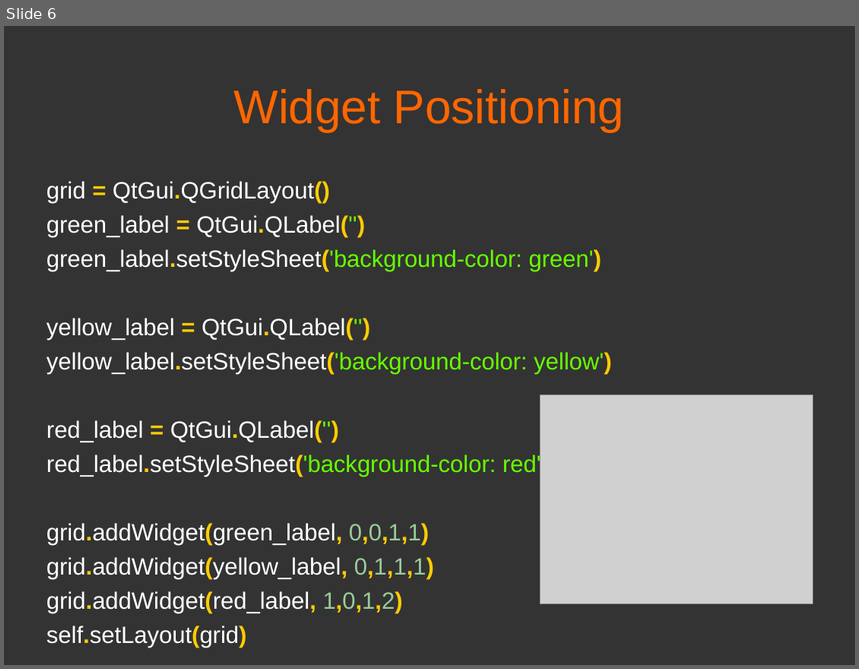
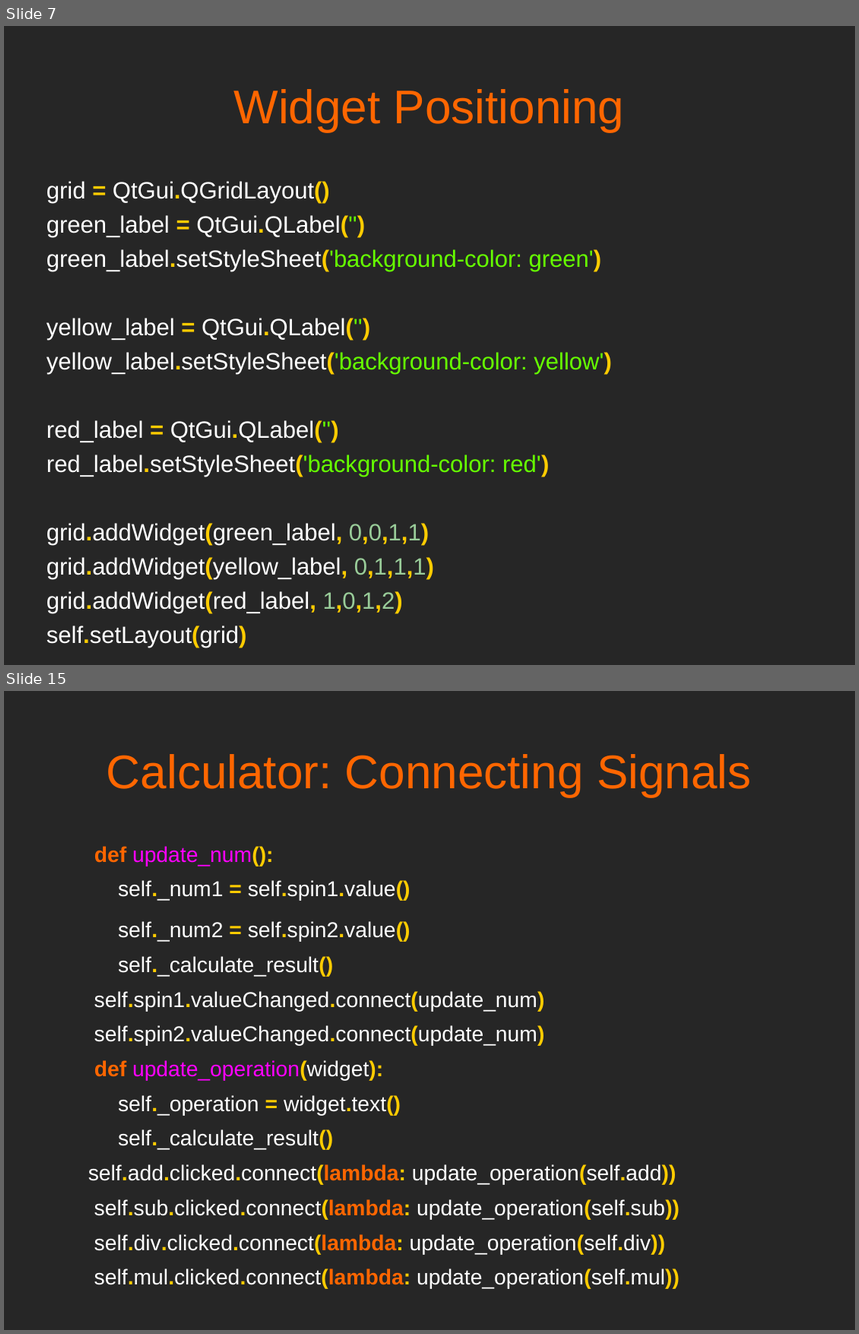
Before and after one commit to mfarhan12/qt-presentation, a slide deck: OPAG QT Presentation.odp. Shown one above the other, each under a label of ours: slide 6 before the commit, slides 7 and 15 after it; the slides between them are not shown. The pictures are 859x669 and 859x1334 pixels, drawn with LibreOffice and Linux fonts; fonts in the diff are those of the drawing; grey boxes stand for pictures. Boxes give left, top, right and bottom in pixels: in the first picture for what was removed or moved away, otherwise in the second. Text is boxed around its words. In the diff, an @@ line names an element or a change of style, - is before the commit and + after.

Commit message:
added calculator slides, modified names slightly

```diff
--- a/OPAG QT Presentation.odp
+++ b/OPAG QT Presentation.odp
@@ slide 15 added at [4, 691, 855, 1330], background #262626 @@
@@ text added at [107, 754, 752, 797], 44 pt, text #FF6600 @@
+Calculator: Connecting Signals
@@ text added at [88, 846, 680, 1289], 20 pt, text #FFFFFF @@
+def update_num():
+self._num1 = self.spin1.value()
+self._num2 = self.spin2.value()
+self._calculate_result()
+self.spin1.valueChanged.connect(update_num)
+self.spin2.valueChanged.connect(update_num)
+def update_operation(widget):
+self._operation = widget.text()
+self._calculate_result()
+self.add.clicked.connect(lambda: update_operation(self.add))
+self.sub.clicked.connect(lambda: update_operation(self.sub))
+self.div.clicked.connect(lambda: update_operation(self.div))
+self.mul.clicked.connect(lambda: update_operation(self.mul))
@@ what was slide 6 is now slide 7 @@
@@ slide 7 changed as well @@
@@ background #333333 to #262626 @@
@@ picture removed at [540, 395, 813, 604] @@
```
Also in this commit, not shown: 5 other slides changed, 12 other slides added, 5 other files.
